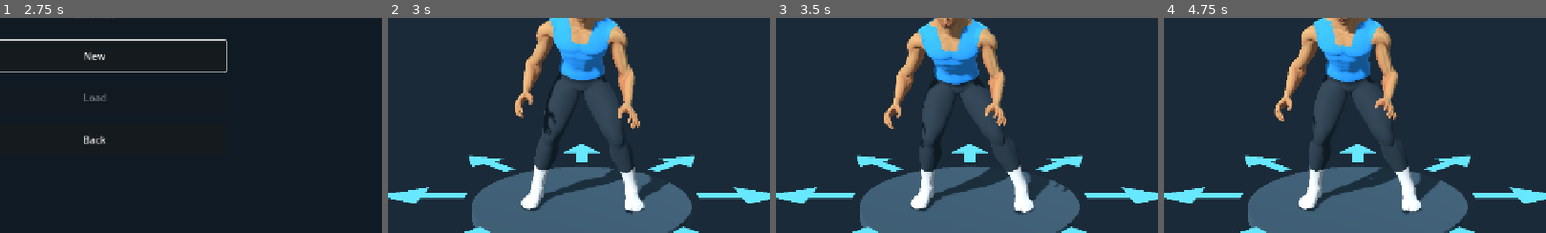
Above: before the commit, frames 1-4 (left to right).
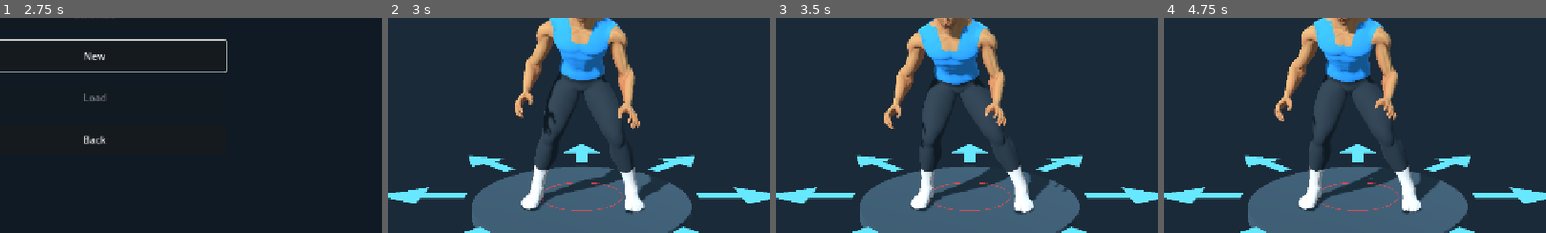
Above: after the commit, the same moments.

Repository: foreandr/volleyball
Game: Godot game, scene res://scenes/main.tscn
Same seed, same stepped clock (60 frames per second), same inputs: the game is played once before the commit and once after it.
Inputs:
- Up to frame 1 (2.75 s): click "Story" at 0.5 s; click "Back" at 1.25 s; click "Story" at 2 s
- Up to frame 2 (3 s): click "New" at 2.75 s
- Up to frame 3 (3.5 s): no input
- Up to frame 4 (4.75 s): click "Back" at 3.5 s; click "New" at 4.25 s
The pictures show only the part of the screen within x 38-88%, y 42-92%; the shares and areas given below are measured in that part.

Frame 1 is identical in both runs. In frame 2, 0.2% of the frame differs, in the area x 40-62%, y 76-90%; in frame 3, 0.2%; in frame 4, 0.2%.

Commit message:
Make off-center feeds clickable and allow missed receptions

Diff:
--- a/scripts/animation_ball_preview.gd
+++ b/scripts/animation_ball_preview.gd
@@ -32,6 +32,10 @@
 var feed_info := {}
 var incoming_net := {}
 var outgoing_net := {}
+var missed := false
+var touch_elapsed := 0.0
+var aim_point := Vector3.ZERO
+var flight_origin := Vector3.ZERO
 var net_audio: AudioStreamPlayer
 var net_contact_count := 0
 var has_last_time := false
@@ -161,14 +165,17 @@
 	var cache := {}
 	var elbows := []
 	var wrists := []
-	var points := []
 	for side in ["l","r"]:
 		var elbow: Vector3 = rig.global_transform*pose(rig.find_bone("lowerarm_"+side),time,cache).origin
 		var wrist: Vector3 = rig.global_transform*pose(rig.find_bone("hand_"+side),time,cache).origin
 		elbows.append(elbow)
 		wrists.append(wrist)
-		points.append(elbow.lerp(wrist,0.65))
-	return Contact.surface(elbows,wrists,0.032*rig.global_basis.get_scale().y)
+	var arm_radius := 0.032*rig.global_basis.get_scale().y
+	var hit := Contact.surface(elbows,wrists,arm_radius)
+	hit.elbows = elbows
+	hit.wrists = wrists
+	hit.clearance = RADIUS+arm_radius
+	return hit
 
 func recalculate() -> void:
 	recovery.clear()
@@ -181,6 +188,31 @@
 	var after := platform(minf(clip.length,contact_time+1.0/60))
 	surface_velocity = (after.surface-before.surface)/(2.0/60)
 	var feed := Flight.feed(impact_point,actor.get_meta("feed_settings",{}))
+	var offset: Vector2 = actor.get_meta("feed_offset",Vector2.ZERO)
+	var shift := actor.global_basis.orthonormalized()*Vector3(offset.x,0,offset.y)
+	aim_point = impact_point+shift
+	feed.start += shift
+	touch_elapsed = 0.0
+	flight_origin = aim_point
+	missed = false
+	if not offset.is_zero_approx():
+		missed = true
+		for sample in range(-24,25):
+			var elapsed := sample/240.0
+			var time := contact_time+elapsed
+			if time < 0.0 or time > clip.length: continue
+			var point := Flight.position(feed,aim_point,elapsed)
+			var platform_hit := platform(time)
+			for side in range(2):
+				var nearest := Geometry3D.get_closest_point_to_segment(point,platform_hit.elbows[side],platform_hit.wrists[side])
+				if point.distance_to(nearest) <= float(platform_hit.clearance)+0.004 and point.y > nearest.y:
+					missed = false
+					break
+			if not missed:
+				touch_elapsed = elapsed
+				flight_origin = point
+				hit = platform_hit
+				break
 	feed_info = feed
 	incoming = feed.incoming
 	feed_duration = feed.duration
@@ -189,11 +221,12 @@
 	source_ball.show()
 	source_ground.global_position = Vector3(feed.start.x,0.065,feed.start.z)
 	source_ground.show()
-	outgoing = Contact.rebound(incoming,surface_velocity,surface_normal,float(clip.get_meta("reception_restitution",0.55)))
-	flight_duration = Flight.landing_time(impact_point,outgoing)
-	incoming_net = Net.first_hit(func(time): return Flight.position(feed_info,impact_point,time),-feed_duration,0)
+	var arrival: Vector3 = incoming+feed.acceleration*touch_elapsed
+	outgoing = arrival if missed else Contact.rebound(arrival,surface_velocity,hit.normal,float(clip.get_meta("reception_restitution",0.55)))
+	flight_duration = touch_elapsed+Flight.landing_time(flight_origin,outgoing)
+	incoming_net = Net.first_hit(func(time): return Flight.position(feed_info,aim_point,time),-feed_duration,touch_elapsed)
 	outgoing_net = {}
-	if incoming_net.is_empty(): outgoing_net = Net.first_hit(func(time): return impact_point+outgoing*time+Vector3.DOWN*4.905*time*time,0,flight_duration)
+	if incoming_net.is_empty(): outgoing_net = Net.first_hit(flight_position,touch_elapsed,flight_duration)
 	feed_valid = feed.start.y>=Flight.FLOOR and incoming_net.is_empty()
 	feed_info.valid = feed_valid
 	update_guide()
@@ -217,9 +250,13 @@
 		var age := clampf(elapsed-float(recovery.time),0,float(recovery.end_time)-float(recovery.time))
 		return recovery.point+recovery.velocity*age+Vector3.DOWN*4.905*age*age
 	if not incoming_net.is_empty() and elapsed>=incoming_net.time: return Net.after_hit(incoming_net,elapsed)
-	if elapsed<0: return Flight.position(feed_info,impact_point,elapsed)
+	if elapsed<touch_elapsed: return Flight.position(feed_info,aim_point,elapsed)
 	if not outgoing_net.is_empty() and elapsed>=outgoing_net.time: return Net.after_hit(outgoing_net,elapsed)
-	return impact_point+outgoing*elapsed+Vector3.DOWN*4.905*elapsed*elapsed
+	return flight_position(elapsed)
+
+func flight_position(elapsed: float) -> Vector3:
+	var age := clampf(elapsed-touch_elapsed,0,flight_duration-touch_elapsed)
+	return flight_origin+outgoing*age+Vector3.DOWN*4.905*age*age
 
 func recovery_state(time: float) -> Dictionary:
 	var elapsed := time-contact_time
@@ -252,15 +289,15 @@
 	var path := ImmediateMesh.new()
 	for incoming_path in [true,false]:
 		if not incoming_path and not incoming_net.is_empty(): continue
-		var first := -feed_duration if incoming_path else 0.0
-		var last := 0.0 if incoming_path else flight_duration
+		var first := -feed_duration if incoming_path else touch_elapsed
+		var last := touch_elapsed if incoming_path else flight_duration
 		if incoming_path and not incoming_net.is_empty(): last = incoming_net.end_time
 		if not incoming_path and not outgoing_net.is_empty(): last = outgoing_net.end_time
 		if not recovery.is_empty():
 			if not incoming_path or not incoming_net.is_empty(): last = recovery_net.end_time if not recovery_net.is_empty() else recovery.end_time
 		path.surface_begin(Mesh.PRIMITIVE_LINE_STRIP)
 		var blocked: bool = not incoming_net.is_empty() if incoming_path else not outgoing_net.is_empty()
-		path.surface_set_color(Color("df776d") if blocked else (Color("e5bd72") if incoming_path else Color("70d5e5")))
+		path.surface_set_color(Color("df776d") if blocked else (Color("e5bd72") if incoming_path or missed else Color("70d5e5")))
 		for index in range(121):
 			var time := lerpf(first,last,float(index)/120)
 			path.surface_add_vertex(position_at(time))
@@ -270,7 +307,7 @@
 	path.surface_add_vertex(source_ground.global_position)
 	path.surface_add_vertex(source_ball.global_position)
 	path.surface_end()
-	var landing := impact_point+outgoing*flight_duration+Vector3.DOWN*4.905*flight_duration*flight_duration
+	var landing := flight_position(flight_duration)
 	var target_info: Dictionary = actor.get_meta("pass_target",{})
 	if target_info.has("position"):
 		landing.x = target_info.position.x
@@ -281,13 +318,13 @@
 		var angle := TAU*index/32.0
 		path.surface_add_vertex(Vector3(landing.x+cos(angle)*0.2,0.055,landing.z+sin(angle)*0.2))
 	path.surface_end()
-	var reach: Vector2 = actor.get_meta("receive_reach",Vector2.ZERO)
+	var reach: Vector2 = actor.get_meta("feed_offset",Vector2.ZERO)
 	if not reach.is_zero_approx():
 		path.surface_begin(Mesh.PRIMITIVE_LINE_STRIP)
-		path.surface_set_color(Color("e5bd72"))
+		path.surface_set_color(Color("ff4848"))
 		for index in range(33):
 			var angle := TAU*index/32.0
-			path.surface_add_vertex(Vector3(impact_point.x+cos(angle)*0.14,0.06,impact_point.z+sin(angle)*0.14))
+			path.surface_add_vertex(Vector3(aim_point.x+cos(angle)*0.17,0.06,aim_point.z+sin(angle)*0.17))
 		path.surface_end()
 	guide.mesh = path
 	var material := StandardMaterial3D.new()
@@ -306,7 +343,7 @@
 	global_position = position_at(elapsed)
 	show()
 	ball.visible = elapsed>=-feed_duration and time<=cycle_end()
-	var squeeze := maxf(0,1.0-absf(elapsed)/0.035) if incoming_net.is_empty() else 0.0
+	var squeeze := maxf(0,1.0-absf(elapsed-touch_elapsed)/0.035) if incoming_net.is_empty() and not missed else 0.0
 	var net_hit: Dictionary = incoming_net if not incoming_net.is_empty() else outgoing_net
 	if not recovery_net.is_empty() and elapsed>=recovery_net.time: net_hit = recovery_net
 	if is_instance_valid(dynamic_net): dynamic_net.sample(net_hit,elapsed)
@@ -320,7 +357,7 @@
 		rotation_time = minf(feed_duration,float(net_hit.time)+feed_duration)+maxf(0,minf(elapsed,float(net_hit.end_time))-float(net_hit.time))*0.25
 	ball.global_basis = Basis(Quaternion(axis,rotation_time*float(feed_info.get("spin_rate",0)))) if axis.length_squared()>0.1 else Basis.IDENTITY
 	ball.scale = Vector3(1.0+0.04*squeeze+0.04*net_squeeze,1.0-0.07*squeeze,1.0+0.04*squeeze-0.12*net_squeeze)
-	if audible and incoming_net.is_empty() and crossed(time,contact_time):
+	if audible and incoming_net.is_empty() and not missed and crossed(time,contact_time+touch_elapsed):
 		audio.play()
 		contact_count += 1
 		contacted.emit()
--- a/scripts/court_setup_drag.gd
+++ b/scripts/court_setup_drag.gd
@@ -38,6 +38,13 @@
 		var handle_point: Vector3 = origin if chosen == "destination" else page.ball_preview.source_ground.global_position
 		var picked_handle := not camera.is_position_behind(handle_point) and camera.unproject_position(handle_point).distance_to(point)<20
 		var picked_source := chosen == "ball" and not camera.is_position_behind(source) and camera.unproject_position(source).distance_to(point)<22
+		if not picked_handle and not picked_source and floor_hit is Vector3 and page.selected_category == "Forearm reception":
+			var arrows: MeshInstance3D = page.preview_player.get_node("DirectionArrows")
+			var aim: int = arrows.pick(arrows.to_local(floor_hit))
+			if aim >= 0:
+				page.angle_control.select_feed_aim(aim)
+				page.preview.grab_focus()
+				return true
 		var foot: Vector3 = page.preview_player.global_position
 		var head: Vector3 = foot+Vector3.UP*page.preview_player.scale.y*1.8
 		var player_hit := false
--- a/scripts/pass_angle_control.gd
+++ b/scripts/pass_angle_control.gd
@@ -1,5 +1,6 @@
 extends VBoxContainer
 signal angle_requested(value: float)
+signal feed_aim_changed
 const PLACEMENT_FIELDS := ["feed_spot","pass_destination","pass_start"]
 const PLACEMENT_HISTORY_LIMIT := 50
 var placement_start := {}
@@ -75,7 +76,7 @@
 	var reach_row := HBoxContainer.new()
 	build_host.add_child(reach_row)
 	var reach_label := Label.new()
-	reach_label.text = "Receive aim"
+	reach_label.text = "Feed aim"
 	reach_label.size_flags_horizontal = Control.SIZE_EXPAND_FILL
 	reach_row.add_child(reach_label)
 	reach_picker = OptionButton.new()
@@ -84,17 +85,15 @@
 	reach_row.add_child(reach_picker)
 	reach_distance = SpinBox.new()
 	reach_distance.min_value = 0.05
-	reach_distance.max_value = 0.40
+	reach_distance.max_value = 1.50
 	reach_distance.step = 0.05
 	reach_distance.suffix = "m"
 	reach_distance.value = StorySession.receive_distance
-	reach_distance.tooltip_text = "Distance from the centered forearm platform"
+	reach_distance.tooltip_text = "Offset from the centered ball path"
 	reach_distance.editable = reach_picker.selected != 0
 	reach_row.add_child(reach_distance)
-	reach_picker.item_selected.connect(func(index):
-		reach_distance.editable = index != 0
-		pending = true)
-	reach_distance.value_changed.connect(func(_value): pending = true)
+	reach_picker.item_selected.connect(select_feed_aim)
+	reach_distance.value_changed.connect(func(_value): feed_aim_changed.emit())
 	build_host = destination_panel
 	destination_pad = preload("res://scripts/ball_source_pad.gd").new()
 	destination_pad.mode = "destination"
@@ -118,6 +117,11 @@
 	actual_label = Label.new()
 	actual_label.hide()
 	build_host.add_child(actual_label)
+
+func select_feed_aim(index: int) -> void:
+	reach_picker.select(index)
+	reach_distance.editable = index != 0
+	feed_aim_changed.emit()
 
 func begin_placement() -> void:
 	for field_name in PLACEMENT_FIELDS:
@@ -209,17 +213,21 @@
 	StorySession.spin_rate = spin_rate_field.value
 	StorySession.float_strength = float_field.value
 	player.position = Vector3(StorySession.pass_start.x,0.04,StorySession.pass_start.y)
-	StorySession.receive_direction = reach_picker.selected
-	StorySession.receive_distance = reach_distance.value
-	var heading := (reach_picker.selected-1)*TAU/8.0
-	var reach := Vector2(-sin(heading),cos(heading))*reach_distance.value if reach_picker.selected > 0 else Vector2.ZERO
-	player.set_meta("receive_reach",reach)
+	apply_feed_aim(player)
 	player.set_meta("feed_settings",{"speed":StorySession.incoming_speed,"angle":StorySession.incoming_angle,"source":Stor …(195 unchanged characters)…
 	var facing := (StorySession.feed_spot-StorySession.pass_start).normalized()+(StorySession.pass_destination-StorySession.pass_start).normalized()
 	if facing.length()<0.01: facing = (StorySession.feed_spot-StorySession.pass_start).normalized()
 	player.rotation.y = atan2(facing.x,facing.y)
 	player.set_meta("pass_target",{"position":StorySession.pass_destination,"height":StorySession.pass_apex,"fit":StorySession.destination_fit})
 
+
+func apply_feed_aim(player: Node3D) -> void:
+	StorySession.receive_direction = reach_picker.selected
+	StorySession.receive_distance = reach_distance.value
+	var heading := (reach_picker.selected-1)*TAU/8.0
+	var reach := Vector2(-sin(heading),cos(heading))*reach_distance.value if reach_picker.selected > 0 else Vector2.ZERO
+	player.set_meta("feed_offset",reach)
+	player.get_node("DirectionArrows").select_direction(reach_picker.selected)
 
 func _process(_delta: float) -> void:
 	source_pad.set_positions(StorySession.feed_spot,StorySession.pass_start,StorySession.pass_destination)
--- a/scripts/pass_trajectory_solver.gd
+++ b/scripts/pass_trajectory_solver.gd
@@ -12,7 +12,6 @@
 var contact_time := 0.6
 var layers: RefCounted
 var restitution := 0.55
-var receive_reach := Vector2.ZERO
 
 func _init(player: Node3D, clip: Animation) -> void:
 	actor = player
@@ -68,23 +67,7 @@
 	var push := drive*0.10*tanh(offset/0.10)*platform_weight
 	var pitch_axis := Basis(Vector3.UP,yaw*platform_weight)*Vector3.RIGHT
 	for side in ["l","r"]: author.rotate_world(pose,"upperarm_"+side,pitch_axis,pitch*platform_weight+push)
-	if not receive_reach.is_zero_approx():
-		apply_receive_reach(pose,receive_reach*platform_weight)
 	return pose
-
-func apply_receive_reach(pose: Array, offset: Vector2) -> void:
-	var rig: Skeleton3D = actor.skeleton
-	var wanted := Vector3(offset.x,0,offset.y)/rig.global_basis.get_scale().y
-	var platform_center: Vector3 = (author.point(pose,"hand_l")+author.point(pose,"hand_r"))*0.5
-	# Tilt the shoulders into the reach. Add only the travel the tilt cannot supply.
-	author.rotate_world(pose,"spine_02",Vector3.RIGHT,wanted.z*1.2)
-	author.rotate_world(pose,"spine_02",Vector3.BACK,-wanted.x*1.2)
-	var moved_center: Vector3 = (author.point(pose,"hand_l")+author.point(pose,"hand_r"))*0.5
-	var correction := wanted+platform_center-moved_center
-	correction.y = 0.0
-	var shoulder_base := rig.find_bone("spine_03")
-	var parent := rig.get_bone_parent(shoulder_base)
-	pose[shoulder_base].origin += author.world_pose(pose,parent).basis.inverse()*correction
 
 func surface(time: float, pitch: float, lift: float, drive := 0.0, yaw := 0.0) -> Dictionary:
 	var pose := adapted_pose(time,pitch,lift,drive,yaw)
@@ -117,14 +100,12 @@
 
 func solve(requested: float, distance_ := 6.0) -> Dictionary:
 	layers.configure(raw_pose(contact_time))
-	receive_reach = actor.get_meta("receive_reach",Vector2.ZERO)
 	var goal := clampf(requested,10,85)
 	var target_info: Dictionary = actor.get_meta("pass_target",{})
 	if target_info.is_empty():
 		var point := actor.global_position+actor.global_basis.z*distance_
 		target_info = {"position":Vector2(point.x,point.z),"fit":"angle"}
 	var key := "%d/%s/%s/%.2f/%s/%s/%s" % [source.get_instance_id(),actor.scale,actor.position,goal,target_info,actor.get_meta("feed_settings",{}),actor.get_meta("reception_options",{})]
-	key += "/"+str(receive_reach)
 	if cache.has(key): return cache[key]
 	var target_position: Vector2 = target_info.position
 	var range_ := target_position.distance_to(Vector2(actor.global_position.x,actor.global_position.z))
--- a/scripts/player_direction_arrows.gd
+++ b/scripts/player_direction_arrows.gd
@@ -1,16 +1,39 @@
 extends MeshInstance3D
+
+var selected := 0
 
 func _ready() -> void:
 	name = "DirectionArrows"
 	cast_shadow = GeometryInstance3D.SHADOW_CASTING_SETTING_OFF
+	rebuild()
+
+func select_direction(index: int) -> void:
+	if selected == index: return
+	selected = index
+	rebuild()
+
+func pick(local_point: Vector3) -> int:
+	var point := Vector2(local_point.x,local_point.z)
+	if point.length() <= 0.32: return 0
+	for index in range(1,9):
+		var forward := direction(index)
+		if point.distance_to(Vector2(forward.x,forward.z)*1.18) <= 0.34: return index
+	return -1
+
+func direction(index: int) -> Vector3:
+	var angle := (index-1)*TAU/8.0
+	return Vector3(-sin(angle),0,cos(angle))
+
+func rebuild() -> void:
 	var surface := ImmediateMesh.new()
 	var material := StandardMaterial3D.new()
 	material.shading_mode = BaseMaterial3D.SHADING_MODE_UNSHADED
 	material.cull_mode = BaseMaterial3D.CULL_DISABLED
-	material.albedo_color = Color("67e8ff")
+	material.vertex_color_use_as_albedo = true
 	surface.surface_begin(Mesh.PRIMITIVE_TRIANGLES,material)
-	for direction in range(8):
-		var forward := Vector3(sin(direction*TAU/8),0,cos(direction*TAU/8))
+	for index in range(1,9):
+		surface.surface_set_color(Color("ff4848") if index == selected else Color("67e8ff"))
+		var forward := direction(index)
 		var side := Vector3(forward.z,0,-forward.x)
 		var tail := forward*0.86+Vector3.UP*0.025
 		var neck := forward*1.18+Vector3.UP*0.025
@@ -18,4 +41,10 @@
 		for point in [tail-side*0.055,tail+side*0.055,neck+side*0.055,tail-side*0.055,neck+side*0.055,neck-side*0.055,neck-side*0.18,neck+side*0.18,tip]:
 			surface.surface_add_vertex(point)
 	surface.surface_end()
+	surface.surface_begin(Mesh.PRIMITIVE_LINE_STRIP,material)
+	surface.surface_set_color(Color("ff4848") if selected == 0 else Color("67e8ff"))
+	for i in range(33):
+		var angle := i*TAU/32.0
+		surface.surface_add_vertex(Vector3(sin(angle)*0.30,0.025,cos(angle)*0.30))
+	surface.surface_end()
 	mesh = surface
--- a/scripts/story_animations.gd
+++ b/scripts/story_animations.gd
@@ -69,6 +69,7 @@
 	angle_control = preload("res://scripts/pass_angle_control.gd").new()
 	host.add_child(angle_control)
 	angle_control.angle_requested.connect(apply_output_angle)
+	angle_control.feed_aim_changed.connect(update_feed_aim)
 
 func screen_title() -> String:
 	return "ANIMATIONS"
@@ -212,10 +213,8 @@
 	preview_player.animator.advance(0)
 	preview_player.animator.pause()
 	right_panel.visible = ball_preview.active
-	angle_control.sync_feed(ball_preview.feed_info)
-	angle_control.sync_output(ball_preview)
 	angle_control.visible = ball_preview.active
-	if ball_preview.active: angle_control.display_result(float(render_clip.get_meta("desired_output_angle",ball_preview.output_angle())),ball_preview.output_angle(),Flight.distance(ball_preview.impact_point,ball_preview.outgoing))
+	if ball_preview.active: sync_ball_results(float(render_clip.get_meta("desired_output_angle",ball_preview.output_angle())))
 
 func apply_output_angle(value: float) -> void:
 	if source_clip == null or not source_clip.has_meta("contact_time"): return
@@ -234,6 +233,21 @@
 	if is_instance_valid(reception_controls): reception_controls.show_result(render_clip)
 	ball_preview.tick(preview_clock,false)
 	ball_preview.last_time = last_contact_clock
+	angle_control.pending = false
+	sync_ball_results(value)
+
+func update_feed_aim() -> void:
+	if not is_instance_valid(ball_preview) or not ball_preview.active: return
+	angle_control.apply_feed_aim(preview_player)
+	ball_preview.recalculate()
+	ball_preview.tick(preview_clock,false)
+	sync_ball_results(angle_control.requested)
+
+func sync_ball_results(value: float) -> void:
+	if not Vector2(preview_player.get_meta("feed_offset",Vector2.ZERO)).is_zero_approx():
+		angle_control.actual_label.visible = true
+		angle_control.actual_label.text = "Off-center feed missed" if ball_preview.missed else "Off-center feed reached the platform"
+		return
 	angle_control.sync_feed(ball_preview.feed_info)
 	angle_control.sync_output(ball_preview)
 	angle_control.display_result(value,ball_preview.output_angle(),Flight.distance(ball_preview.impact_point,ball_preview.outgoing))
--- a/scripts/story_session.gd
+++ b/scripts/story_session.gd
@@ -115,6 +115,7 @@
 const PREVIEW_FIELDS := ["pass_start","pass_distance","pass_output_angle","incoming_speed","incoming_angle","feed_spot" …(189 unchanged characters)…
 
 func _ready() -> void:
+	AudioServer.set_bus_mute(AudioServer.get_bus_index("Master"),true)
 	var config := ConfigFile.new()
 	if config.load(preview_path)==OK:
 		for field in PREVIEW_FIELDS:
